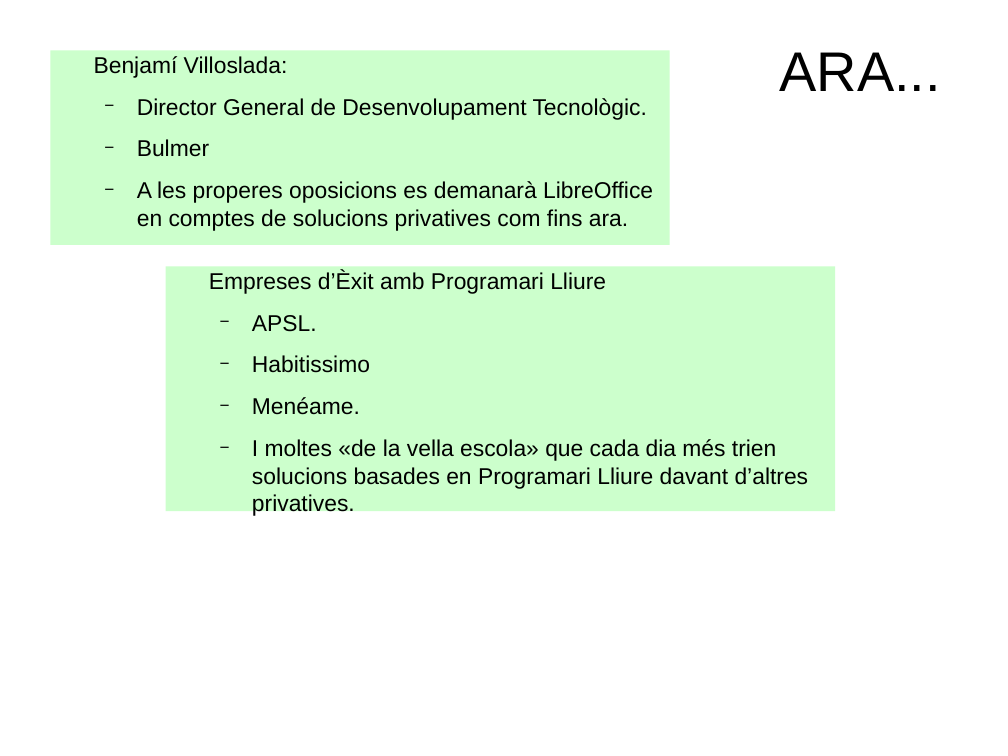
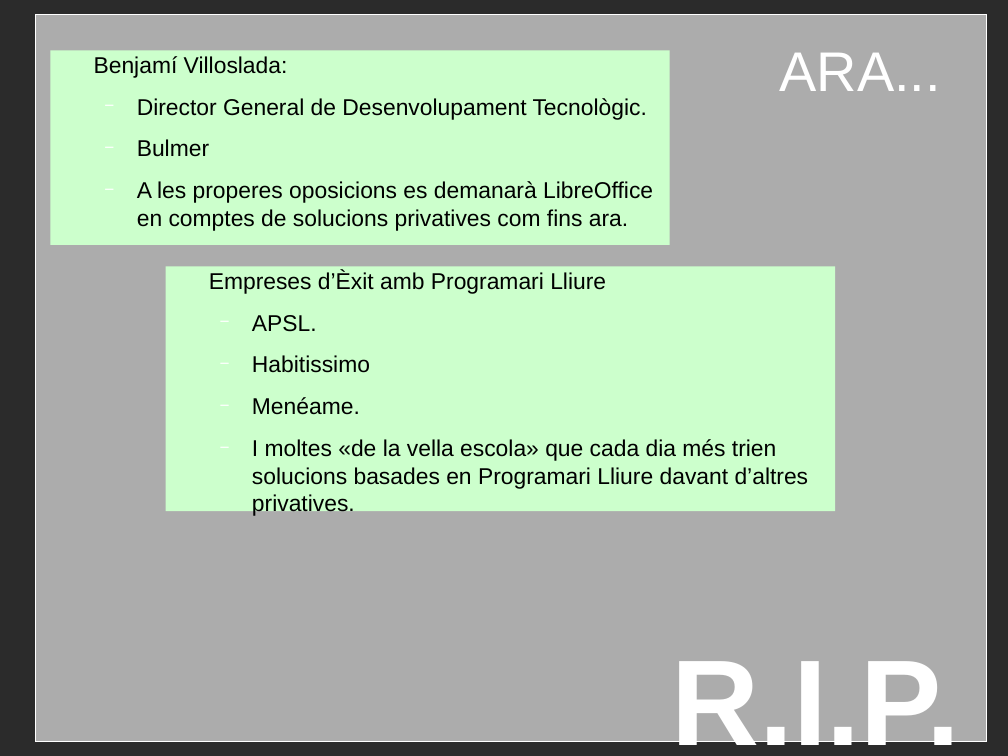
Before and after one commit to bitifet/presentacions, a slide deck: slide 14 of Bulma/NaCamella2017/PresentacioBulma.odp (slide 13 before the commit). Drawn at 1008x756 pixels with LibreOffice and Linux fonts; fonts in the diff are those of the drawing; background and template pictures are left out; a plain dark background stands for a picture behind light text. Boxes give left, top, right and bottom in pixels: in the first picture for what was removed or moved away, otherwise in the second. Text is boxed around its words. In the diff, an @@ line names an element or a change of style, - is before the commit and + after.

```diff
--- a/Bulma/NaCamella2017/PresentacioBulma.odp
+++ b/Bulma/NaCamella2017/PresentacioBulma.odp
@@ background #FFFFFF to picture (left out) @@
@@ rectangle added at [36,15,986,742], fill #FFFFFF at 61% opacity, outline #FFFFFF 0 pt @@
@@ title "ARA..." at [780,53,941,91]: text colour #000000 to #FFFFFF @@
@@ text at [252,315,809,516]: bullet colour #000000 to #FFFFFF @@
@@ text added at [671,661,960,756], 96 pt, text #FFFFFF, bold @@
+R.I.P.
```
Also in this commit, not shown: 4 other slides changed, 20 slides added, 2 slides removed, 1 other file.
